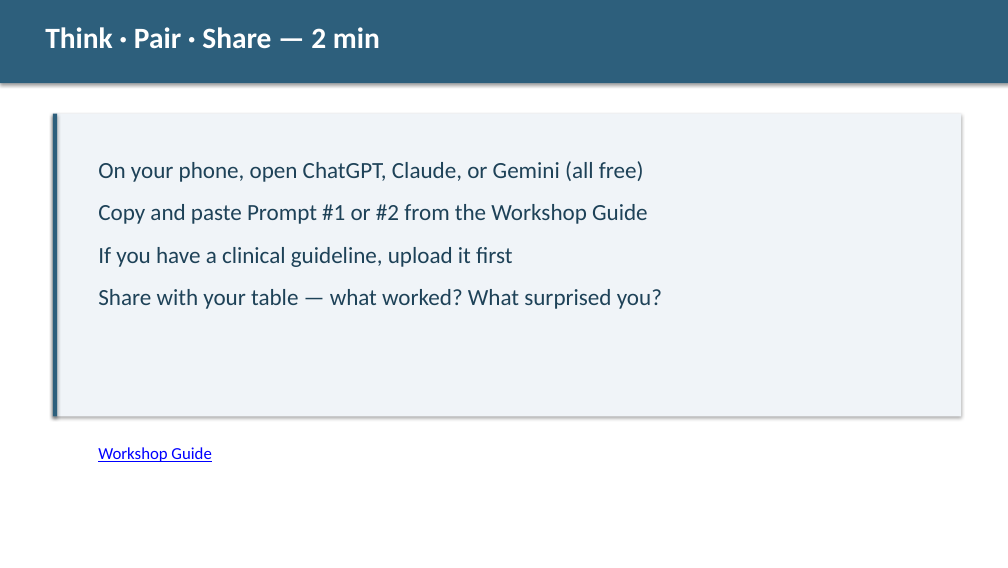
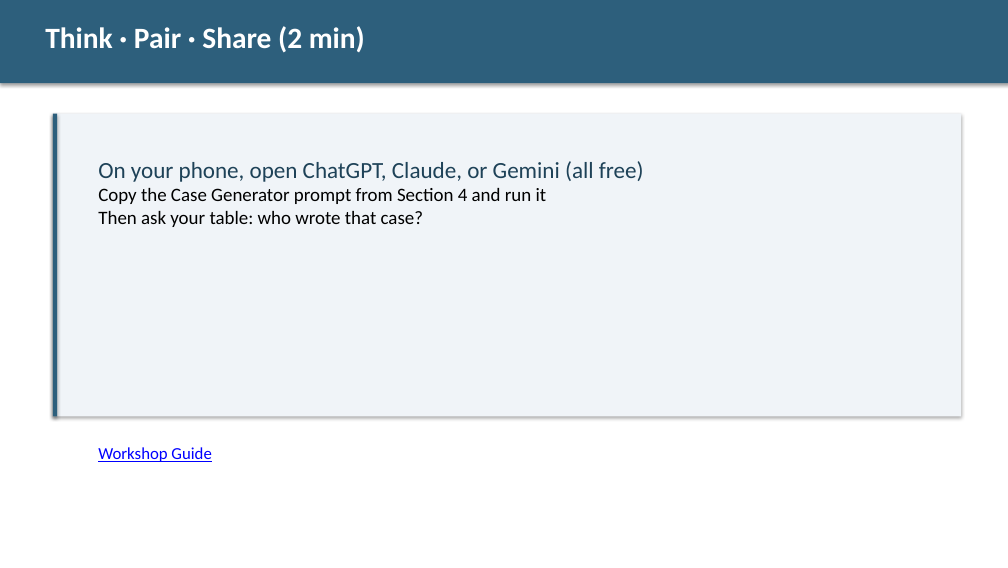
Before and after one commit to diana-brewer/digital-learning-unlocked, a slide deck: slide 13 of Digital Learning Unlocked - Slide Deck.pptx (slide 15 before the commit). Drawn at 1008x568 pixels with LibreOffice and Linux fonts; fonts in the diff are those of the drawing. Boxes give left, top, right and bottom in pixels: in the first picture for what was removed or moved away, otherwise in the second. Text is boxed around its words. In the diff, an @@ line names an element or a change of style, - is before the commit and + after.

```diff
--- a/Digital Learning Unlocked - Slide Deck.pptx
+++ b/Digital Learning Unlocked - Slide Deck.pptx
@@ text at bbox=[45, 26, 365, 52]: text changed @@
-Think · Pair · Share — 2 min
+Think · Pair · Share (2 min)
@@ text at bbox=[98, 188, 547, 227]: text changed; size 22 to 18 pt; text colour #1E4258 to #000000 @@
-Copy and paste Prompt #1 or #2 from the Workshop Guide
-If you have a clinical guideline, upload it first
-Share with your table — what worked? What surprised you?
+Copy the Case Generator prompt from Section 4 and run it
+Then ask your table: who wrote that case?
```
Also in this commit, not shown: 17 other slides changed, 1 slide added, 4 slides removed, 3 other files.
